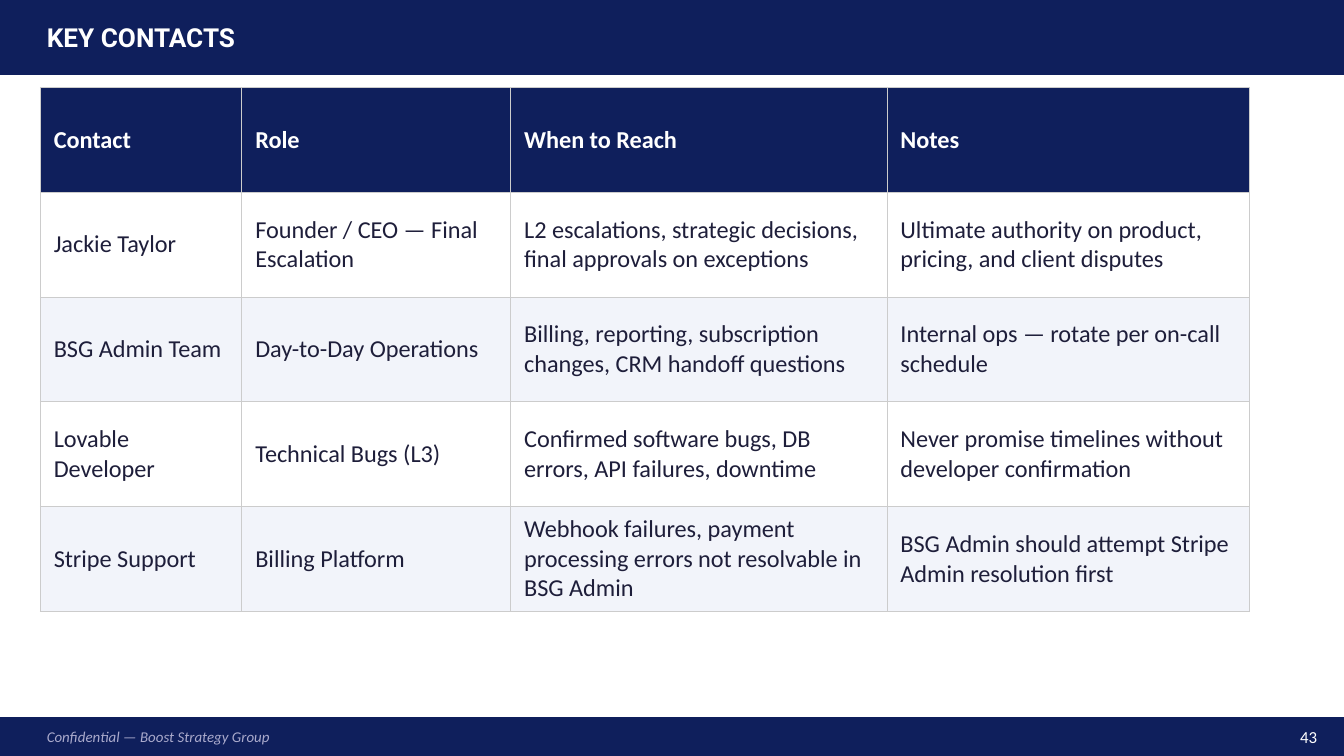
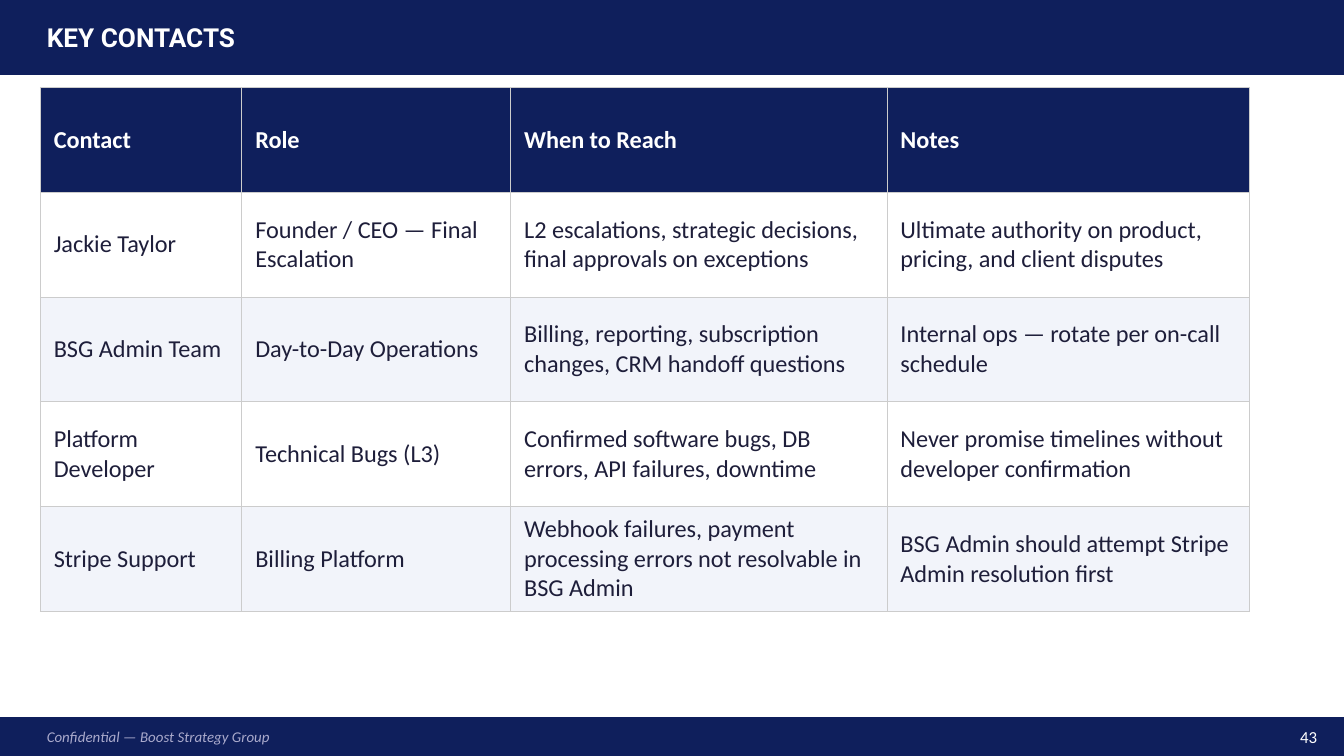
Before and after one commit to Boost-Strategy-Group/dc-license-ace, a slide deck: slide 43 of docs/BOOST_BSG_Staff_Training.pptx. Drawn at 1344x756 pixels with LibreOffice and Linux fonts; fonts in the diff are those of the drawing. Boxes give left, top, right and bottom in pixels: in the first picture for what was removed or moved away, otherwise in the second. Text is boxed around its words. In the diff, an @@ line names an element or a change of style, - is before the commit and + after.

```diff
--- a/docs/BOOST_BSG_Staff_Training.pptx
+++ b/docs/BOOST_BSG_Staff_Training.pptx
@@ table at box(40, 87, 1250, 600) @@
-row 4, column 1: Lovable Developer
+row 4, column 1: Platform Developer
```
Also in this commit, not shown: 4 other slides changed, 5 other files.
